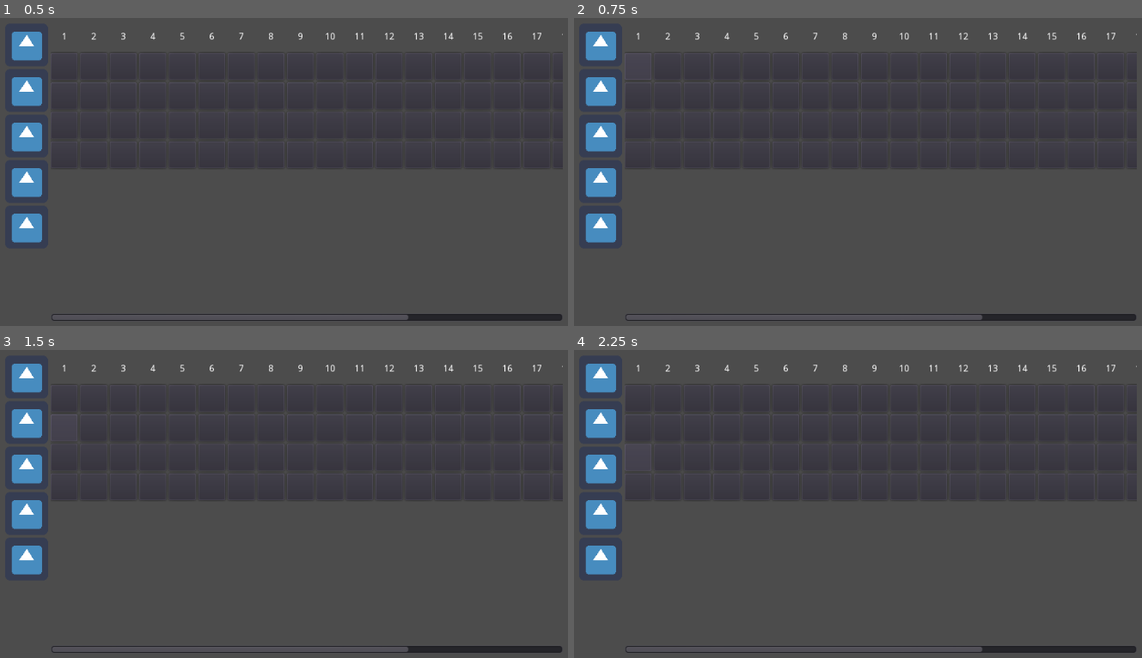
Above: before the commit, frames 1-4 (two rows, left to right).
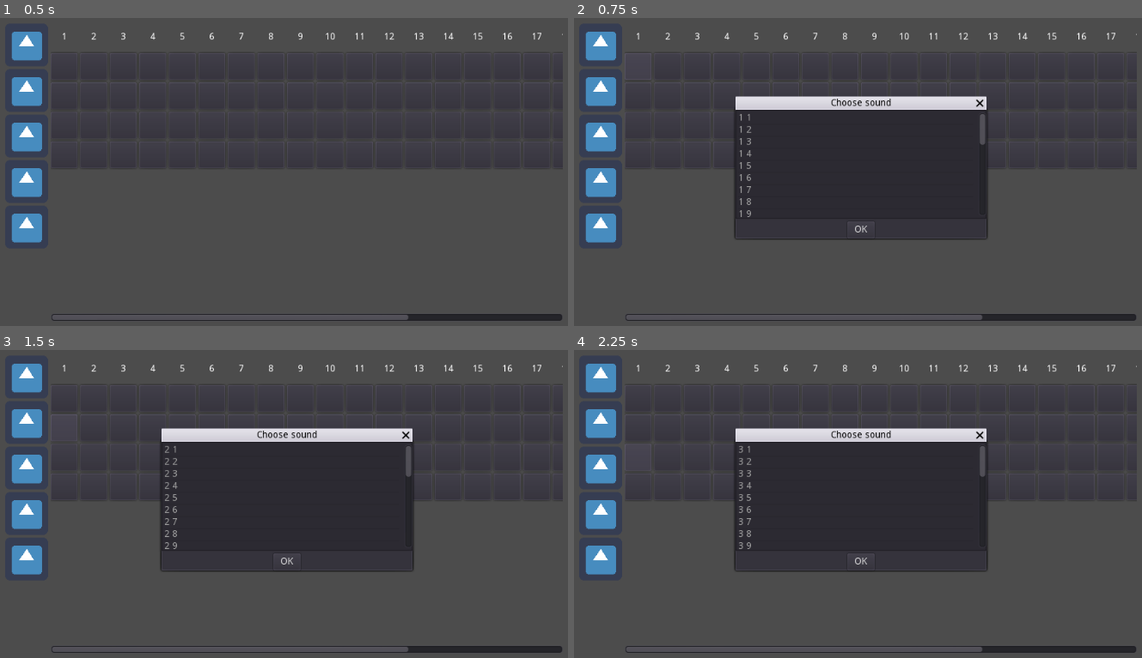
Above: after the commit, the same moments.

Repository: pattlebass/Music-DJ
Game: Godot game, scene res://main.tscn
The game is run twice, just before and just after one commit, with the same random seed, the same clock (stepped at 60 frames per second) and the same inputs. The engine's default icon, where the game draws it, is replaced by a stand-in: a white triangle on a blue panel in a dark square.
Inputs (mouse positions are in pixels of both pictures, inside the frame that each line leads up to):
- Up to frame 1 (0.5 s): no input
- Up to frame 2 (0.75 s): click (636, 67) at 0.52 s
- Up to frame 3 (1.5 s): click (62, 427) at 1.27 s
- Up to frame 4 (2.25 s): click (636, 457) at 2.02 s

Frame 1 is identical in both runs. In frame 2, 13% of the frame differs, in the area x 28-73%, y 25-72%; in frame 3, 13%; in frame 4, 13%.

Commit message:
Add files

Diff:
--- /dev/null
+++ b/Music DJ/SoundDialog.gd
@@ -0,0 +1,13 @@
+extends WindowDialog
+
+var instrument
+
+func _on_SoundDialog_about_to_show():
+	$VBoxContainer/ItemList.clear()
+	for i in 32:
+		$VBoxContainer/ItemList.add_item(str(instrument) + " " + str(i+1))
+
+
+func _on_ItemList_item_selected(index):
+	$AudioStreamPlayer.stream = load("res://sounds/"+str(instrument*index)+".wav")
+	$AudioStreamPlayer.play()
--- a/Music DJ/main.gd
+++ b/Music DJ/main.gd
@@ -11,9 +11,9 @@
 
 		# Signals
 		step.get_node("Button1").connect("pressed", self, "button1", [i])
-		step.get_node("Button2").connect("pressed", self, "button1", [i])
-		step.get_node("Button3").connect("pressed", self, "button1", [i])
-		step.get_node("Button4").connect("pressed", self, "button1", [i])
+		step.get_node("Button2").connect("pressed", self, "button2", [i])
+		step.get_node("Button3").connect("pressed", self, "button3", [i])
+		step.get_node("Button4").connect("pressed", self, "button4", [i])
 
 
 		for g in song.values():
@@ -33,21 +33,25 @@
 
 
 func button1(_index):
-	print(_index)
+	$SoundDialog.instrument = 1
+	$SoundDialog.popup_centered()
 
-	song["drums"].insert(_index, 1)
+	#song["drums"].insert(_index, 1)
 
 func button2(_index):
-	print(_index)
+	$SoundDialog.instrument = 2
+	$SoundDialog.popup_centered()
 
-	song["guitar"].insert(_index, 0)
+	#song["guitar"].insert(_index, 0)
 
 func button3(_index):
-	print(_index)
+	$SoundDialog.instrument = 3
+	$SoundDialog.popup_centered()
 
-	song["keys"].insert(_index, 0)
+	#song["keys"].insert(_index, 0)
 
 func button4(_index):
-	print(_index)
+	$SoundDialog.instrument = 4
+	$SoundDialog.popup_centered()
 
-	song["trumpet"].insert(_index, 0)
+	#song["trumpet"].insert(_index, 0)
--- a/Music DJ/main.tscn
+++ b/Music DJ/main.tscn
@@ -1,7 +1,8 @@
-[gd_scene load_steps=3 format=2]
+[gd_scene load_steps=4 format=2]
 
 [ext_resource path="res://main.gd" type="Script" id=1]
 [ext_resource path="res://icon.png" type="Texture" id=2]
+[ext_resource path="res://SoundDialog.gd" type="Script" id=3]
 
 [node name="main" type="Control"]
 anchor_right = 1.0
@@ -68,3 +69,46 @@
 }
 
 [node name="HBoxContainer" type="HBoxContainer" parent="HBoxContainer/StepContainer"]
+
+[node name="SoundDialog" type="WindowDialog" parent="."]
+visible = true
+margin_left = 372.0
+margin_top = 219.0
+margin_right = 746.0
+margin_bottom = 411.0
+window_title = "Choose sound"
+script = ExtResource( 3 )
+__meta__ = {
+"_edit_use_anchors_": false
+}
+
+[node name="VBoxContainer" type="VBoxContainer" parent="SoundDialog"]
+margin_right = 374.0
+margin_bottom = 192.0
+__meta__ = {
+"_edit_use_anchors_": false
+}
+
+[node name="ItemList" type="ItemList" parent="SoundDialog/VBoxContainer"]
+margin_right = 374.0
+margin_bottom = 163.0
+size_flags_horizontal = 3
+size_flags_vertical = 3
+
+[node name="HBoxContainer" type="HBoxContainer" parent="SoundDialog/VBoxContainer"]
+margin_top = 167.0
+margin_right = 374.0
+margin_bottom = 192.0
+rect_min_size = Vector2( 0, 25 )
+alignment = 1
+
+[node name="Button" type="Button" parent="SoundDialog/VBoxContainer/HBoxContainer"]
+margin_left = 167.0
+margin_right = 207.0
+margin_bottom = 25.0
+rect_min_size = Vector2( 40, 0 )
+text = "OK"
+
+[node name="AudioStreamPlayer" type="AudioStreamPlayer" parent="SoundDialog"]
+[connection signal="about_to_show" from="SoundDialog" to="SoundDialog" method="_on_SoundDialog_about_to_show"]
+[connection signal="item_selected" from="SoundDialog/VBoxContainer/ItemList" to="SoundDialog" method="_on_ItemList_item_selected"]
Not shown, added: Music DJ/sounds/01.wav.import
Not shown, added: Music DJ/sounds/02.wav.import
Not shown, added: Music DJ/sounds/03.wav.import
Not shown, added: Music DJ/sounds/04.wav.import
Not shown, added: Music DJ/sounds/05.wav.import
Not shown, added: Music DJ/sounds/06.wav.import
Not shown, added: Music DJ/sounds/07.wav.import
Not shown, added: Music DJ/sounds/08.wav.import
Not shown, added: Music DJ/sounds/09.wav.import
Not shown, added: Music DJ/sounds/10.wav.import
Not shown, added: Music DJ/sounds/100.wav.import
Not shown, added: Music DJ/sounds/101.wav.import
(and 244 more such lines)
